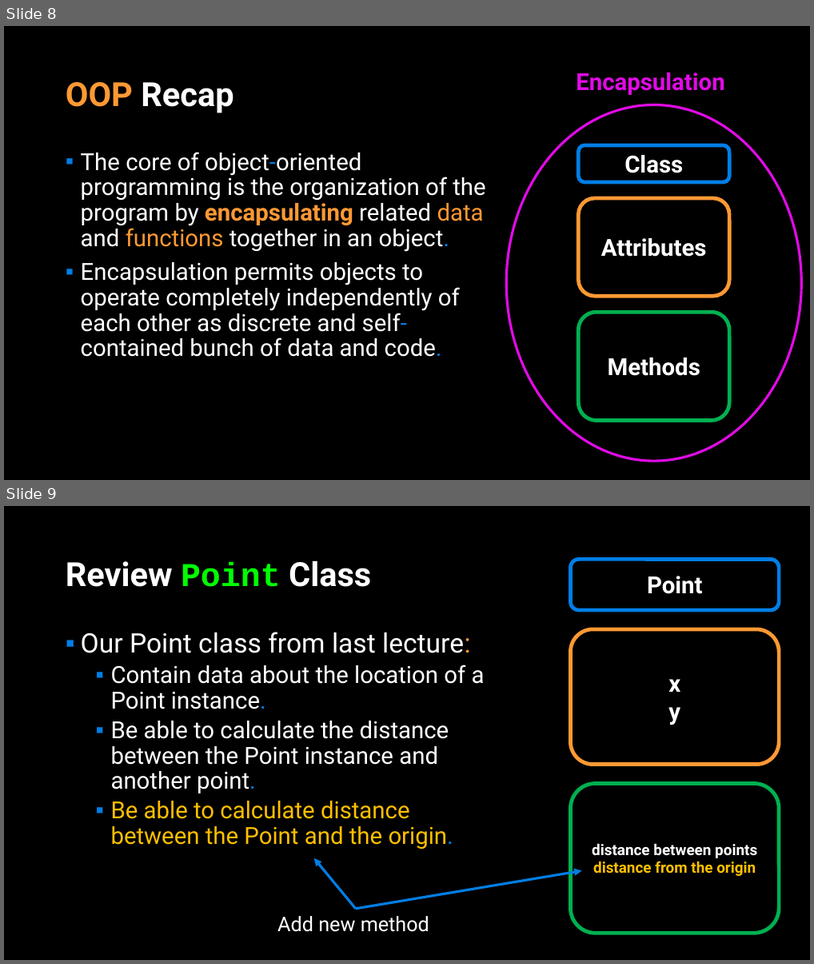
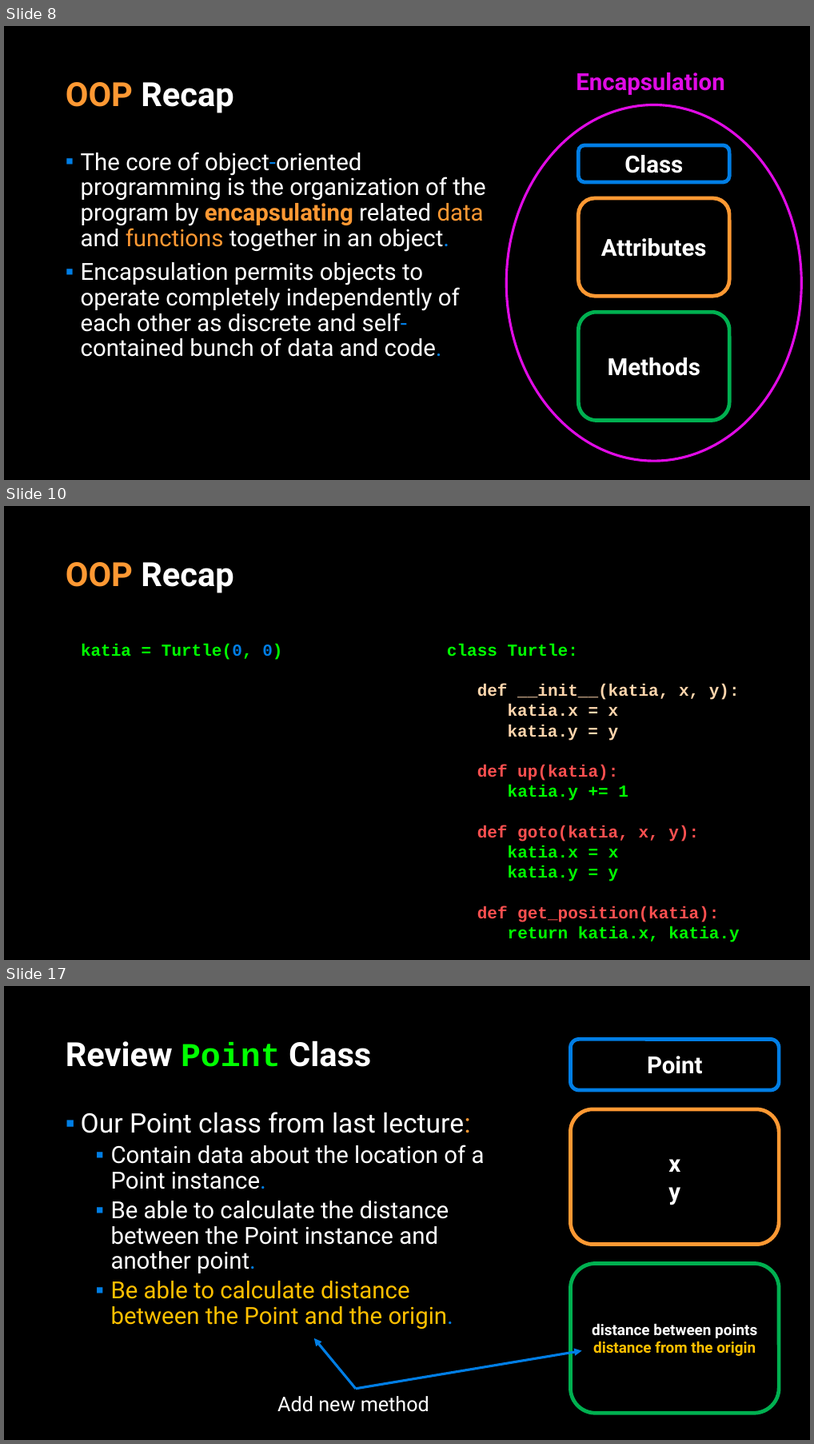
Before and after one commit to APS106/APS106-winter-2022-material, a slide deck: lectures/week10/lecture2/slides/week10_lecture2.pptx. Shown one above the other, each under a label of ours: slides 8 and 9 before the commit, slides 8, 10 and 17 after it; the slides between them are not shown. The pictures are 814x964 and 814x1444 pixels, drawn with LibreOffice and Linux fonts; fonts in the diff are those of the drawing; background and template pictures are left out. Boxes give left, top, right and bottom in pixels: in the first picture for what was removed or moved away, otherwise in the second. Text is boxed around its words. In the diff, an @@ line names an element or a change of style, - is before the commit and + after.

```diff
--- a/lectures/week10/lecture2/slides/week10_lecture2.pptx
+++ b/lectures/week10/lecture2/slides/week10_lecture2.pptx
@@ slide 10 added at bbox=[4, 506, 810, 960], background picture (left out) @@
@@ title added at bbox=[66, 562, 234, 593], 39.6 pt, text #FFFFFF, bold @@
+OOP Recap
@@ text added at bbox=[81, 644, 282, 660], 20 pt, text #00FF00, bold @@
+katia = Turtle(0, 0)
@@ text added at bbox=[447, 644, 740, 942], 20 pt, text #00FF00, bold @@
+class Turtle:
+def __init__(katia, x, y):
+katia.x = x
+katia.y = y
+def up(katia):
+katia.y += 1
+def goto(katia, x, y):
+katia.x = x
+katia.y = y
+def get_position(katia):
+return katia.x, katia.y
@@ what was slide 9 is now slide 17 @@
```
Also in this commit, not shown: 5 slides changed, 8 other slides added, 13 other files.
